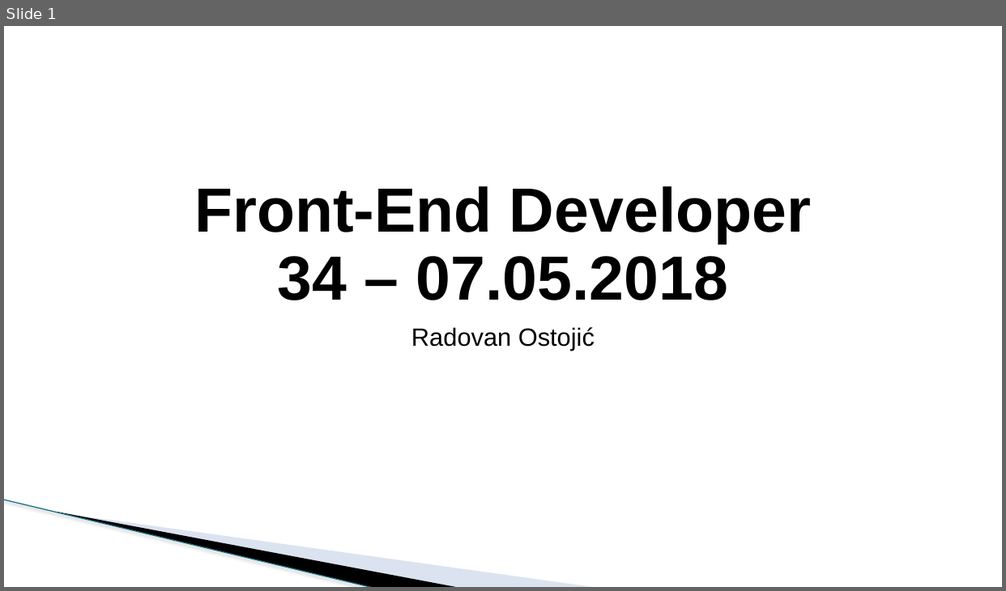
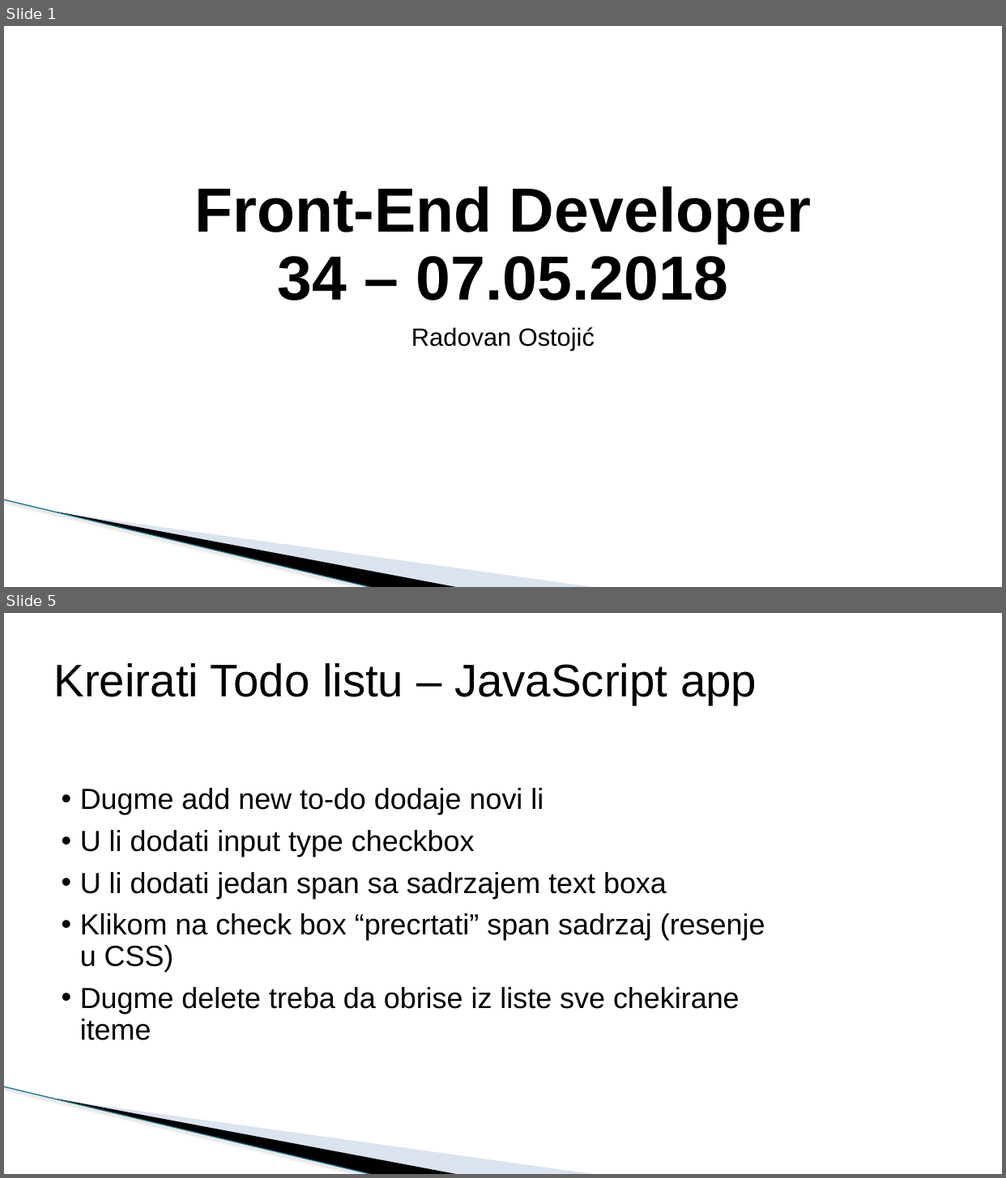
Before and after one commit to todalexcode/kurs-front-end, a slide deck: sesija-34/PPT/Front-End Developer-34.pptx. Shown one above the other, each under a label of ours: slide 1 before the commit, slides 1 and 5 after it; the slides between them are not shown. The pictures are 1006x591 and 1006x1178 pixels, drawn with LibreOffice and Linux fonts; fonts in the diff are those of the drawing; background and template pictures are left out. Boxes give left, top, right and bottom in pixels: in the first picture for what was removed or moved away, otherwise in the second. Text is boxed around its words. In the diff, an @@ line names an element or a change of style, - is before the commit and + after.

```diff
--- a/sesija-34/PPT/Front-End Developer-34.pptx
+++ b/sesija-34/PPT/Front-End Developer-34.pptx
@@ slide 5 added at <box>4,613,1002,1174</box>, background #FFFFFF; not listed: 3 template elements that a slide beside it also shows @@
@@ title added at <box>54,663,756,705</box>, 44 pt, text #000000 @@
+Kreirati Todo listu – JavaScript app
@@ text added at <box>80,788,765,1041</box>, 28 pt, text #000000 @@
+• Dugme add new to-do dodaje novi li
+• U li dodati input type checkbox
+• U li dodati jedan span sa sadrzajem text boxa
+• Klikom na check box “precrtati” span sadrzaj (resenje u CSS)
+• Dugme delete treba da obrise iz liste sve chekirane iteme
```
Also in this commit, not shown: 3 slides changed, 3 other files.
